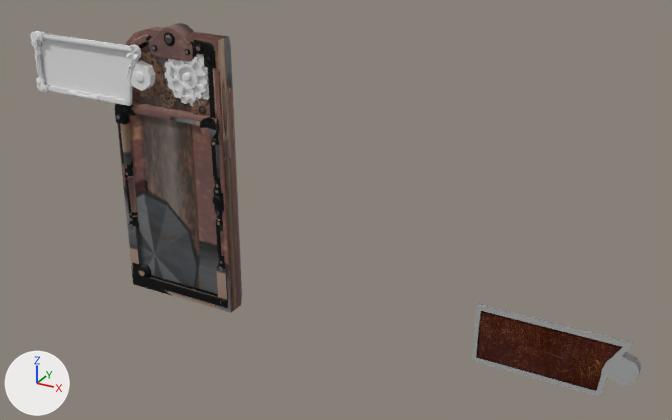
What one commit did to the Blender file OutsideResources/Objects/KynaUI.blend.
One viewpoint serves both versions: a camera (50 mm lens) standing at (4.29, -5.27, 2.59) and looking at (1.36, 0.05, -0.08). The axes (+X, +Y, +Z) are drawn at lower left. The lights are the same throughout.

Names of what the first picture shows: 'Backing', 'Cog3', 'Cog4', 'HealthBar', 'HealthBarTemp'.
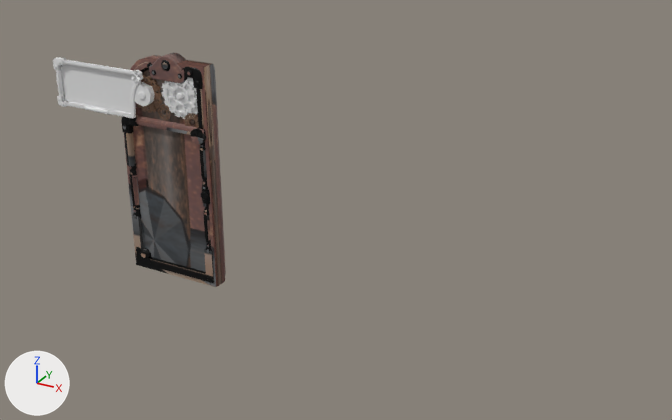
Diff of the bpy script that builds the scene:
```diff
--- a/OutsideResources/Objects/KynaUI.blend.py
+++ b/OutsideResources/Objects/KynaUI.blend.py
@@ ob_backing @@
 ob_backing = bpy.data.objects.new('Backing', me_cube_002)
-ob_backing.location = (-0.001, 0.0, -0.013)
-ob_backing.scale = (0.492, 0.0718, 1.08)
+ob_backing.location = (-0.045, -0.005, -0.023)
+ob_backing.scale = (0.401, 0.0586, 0.883)
@@ ob_cog3 @@
 ob_cog3 = bpy.data.objects.new('Cog3', me_cylinder_005)
-ob_cog3.location = (-0.182, -0.055, 0.729)
+ob_cog3.location = (-0.192, -0.05, 0.582)
 ob_cog3.rotation_euler = (1.571, 0.0, 0.0)  # degrees (90, 0, 0)
-ob_cog3.scale = (0.149, 0.149, -0.0118)
+ob_cog3.scale = (0.122, 0.122, -0.00966)
@@ ob_cog4 @@
 ob_cog4 = bpy.data.objects.new('Cog4', me_cylinder_014)
-ob_cog4.location = (0.216, -0.07, 0.774)
+ob_cog4.location = (0.132, -0.062, 0.619)
 ob_cog4.rotation_euler = (1.571, 0.0, 3.142)  # degrees (90, 0, 180)
-ob_cog4.scale = (0.149, 0.149, -0.0118)
+ob_cog4.scale = (0.122, 0.122, -0.00966)
@@ ob_healthbar @@
 ob_healthbar = bpy.data.objects.new('HealthBar', me_cube)
-ob_healthbar.location = (-0.183, 0.0, 0.735)
-ob_healthbar.scale = (0.087, 0.00993, 0.087)
+ob_healthbar.location = (-0.193, -0.005, 0.587)
+ob_healthbar.scale = (0.071, 0.0081, 0.071)
@@ ob_healthbartemp @@
 ob_healthbartemp.scale = (0.087, 0.00993, 0.087)
+ob_healthbartemp.hide_set(True)
```

Pixel boxes (x1, y1, x2, y2) of what changed, in the pictures (672 x 420 px):
'Backing', moved, rescaled (17% narrower, 19% shorter)
    before: (115, 23, 242, 313)
    after: (121, 53, 226, 287)
'HealthBarTemp', hidden
    before: (472, 304, 642, 397)
'HealthBar', moved, rescaled (18% narrower, 19% shorter)
    before: (31, 30, 155, 106)
    after: (53, 57, 155, 118)
'Cog4', moved, rescaled (20% narrower, 19% shorter)
    before: (164, 54, 209, 106)
    after: (162, 77, 198, 119)
'Cog3', moved, rescaled (21% narrower, 20% shorter)
    before: (133, 51, 166, 99)
    after: (137, 75, 163, 113)
